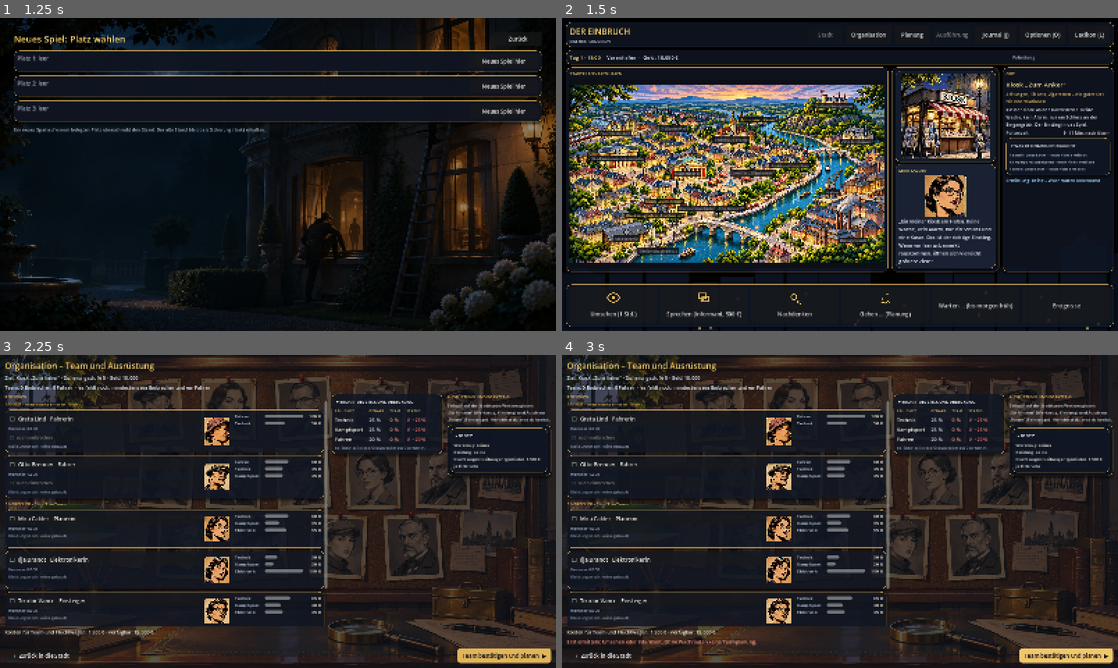
Above: before the commit, frames 1-4 (two rows, left to right).
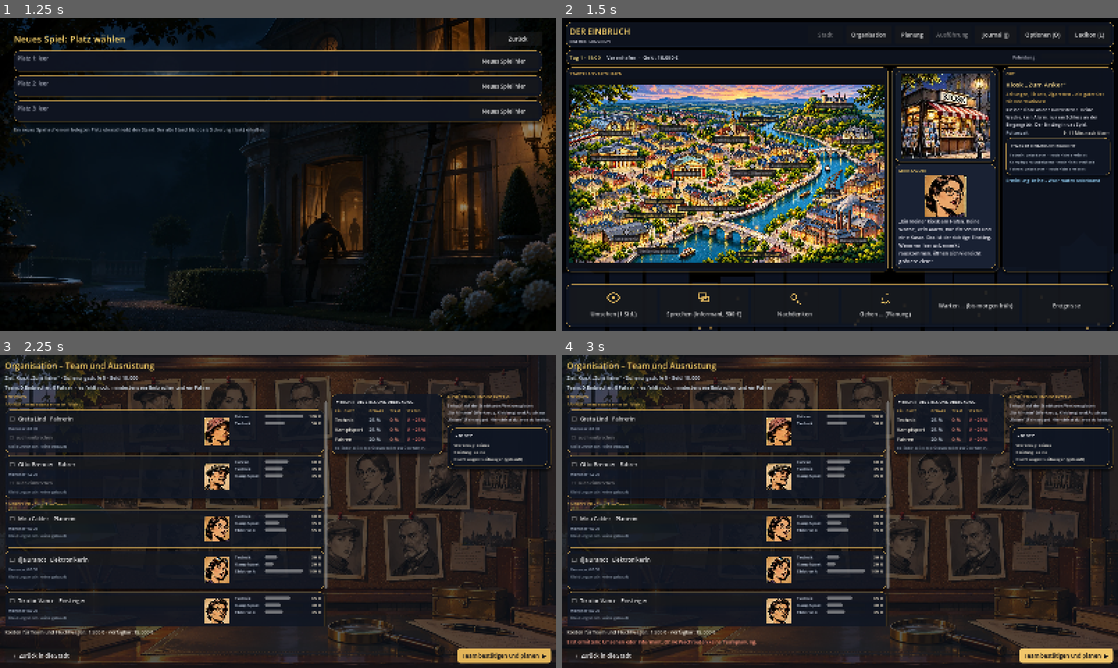
Above: after the commit, the same moments.

Repository: Martin1971-cloud/einbruch
Game: Godot game, scene res://scenes/main.tscn
Same seed, same stepped clock (60 frames per second), same inputs: the game is played once before the commit and once after it.
Inputs:
- Up to frame 1 (1.25 s): click "Neues Spiel" at 0.5 s
- Up to frame 2 (1.5 s): click "Neues Spiel hier" at 1.25 s
- Up to frame 3 (2.25 s): click "Organisation" at 2 s
- Up to frame 4 (3 s): click "Team bestätigen und planen ▶" at 2.75 s

Frame 1 is identical in both runs. In frame 2, 0.1% of the frame differs, in the area x 31-40%, y 72-77%; in frame 3, 0.3%, in the area x 80-100%, y 32-40%; in frame 4, 0.3%.

Commit message:
Autoverleih: Leihwagen muss aktiv gemietet werden
Neuer Ort auf der Stadtkarte (unten Mitte, Abstand zu anderen Pins ca. 0,30).
Ohne gewähltes Fahrzeug startet kein Team; der Leihwagen wird nur hier gemietet
oder gekündigt, im Autohaus gibt es ihn nicht mehr. Neue Spiele beginnen ohne
Fahrzeug. Tests setzen für Team-Abläufe den Leihwagen.

Co-Authored-By: Claude Haiku 5.5 <noreply@anthropic.com>
Claude-Session: https://claude.ai/code/session_01LKpSSULuighKXwyzAG3jU1

Diff:
--- a/godot/scripts/game.gd
+++ b/godot/scripts/game.gd
@@ -14,7 +14,7 @@
 var tools_owned := {}    # tool_id -> true
 var gear_owned := {}     # gear_id -> true
 var cars_owned := {}     # car_id -> true (gekaufte Fahrzeuge)
-var car_id := "limo"     # gewähltes Fahrzeug für den nächsten Einbruch
+var car_id := ""         # gewähltes Fahrzeug für den nächsten Einbruch (leer = keins; Miete im Autoverleih, Kauf im Autohaus)
 # Auswahl in der Organisation (Team, Einbrechen, Kleidung). Bleibt erhalten, wenn man zwischendurch die Stadt oder den Laden besucht.
 var org_selected := {}
 var org_burgle := {}
@@ -191,7 +191,7 @@
 	tools_owned = parsed.get("tools_owned", {})
 	gear_owned = parsed.get("gear_owned", {"none": true})
 	cars_owned = parsed.get("cars_owned", {})
-	car_id = str(parsed.get("car_id", "limo"))
+	car_id = str(parsed.get("car_id", ""))
 	team = parsed.get("team", [])
 	driver = parsed.get("driver", {})
 	roster = parsed.get("roster", roster)
@@ -220,7 +220,7 @@
 	tools_owned = {}
 	gear_owned = {"none": true}
 	cars_owned = {}
-	car_id = "limo"
+	car_id = ""
 	org_selected = {}
 	org_burgle = {}
 	org_gear_pick = {}
--- a/godot/scripts/screens/organisation.gd
+++ b/godot/scripts/screens/organisation.gd
@@ -437,6 +437,9 @@
 	if burglars.is_empty():
 		_msg.text = Texte.t("org.msg_einbrecher")
 		return
+	if Game.car_id == "":
+		_msg.text = Texte.t("org.msg_kein_wagen")
+		return
 	if Game.money < _cost():
 		_msg.text = Texte.t("org.msg_geld")
 		return
--- a/godot/scripts/screens/shop.gd
+++ b/godot/scripts/screens/shop.gd
@@ -35,7 +35,7 @@
 	add_child(UI.margin(root, 14))
 	var head := HBoxContainer.new()
 	head.add_theme_constant_override("separation", 12)
-	var title := Texte.t("shop.titel_laden") if kind == "laden" else Texte.t("shop.titel_autohaus")
+	var title := Texte.t("shop.titel_laden") if kind == "laden" else (Texte.t("shop.titel_verleih") if kind == "verleih" else Texte.t("shop.titel_autohaus"))
 	head.add_child(UI.label(title, 22, Color(0.97, 0.82, 0.42)))
 	var sp := Control.new()
 	sp.size_flags_horizontal = Control.SIZE_EXPAND_FILL
@@ -64,6 +64,8 @@
 	_money.text = Texte.t("shop.geld") % _fmt(Game.money)
 	if kind == "laden":
 		_build_laden()
+	elif kind == "verleih":
+		_build_verleih()
 	else:
 		_build_autohaus()
 
@@ -188,6 +190,8 @@
 func _build_autohaus() -> void:
 	_body.add_child(UI.label(Texte.t("shop.fahrzeug_kopf"), 15, Color(0.89, 0.71, 0.35)))
 	for cid in GameData.CARS:
+		if cid == "limo":
+			continue  # der Leihwagen wird im Autoverleih gemietet
 		var c: Dictionary = GameData.CARS[cid]
 		var chosen: bool = Game.car_id == cid
 		var owned: bool = cid == "limo" or Game.cars_owned.has(cid)
@@ -287,18 +291,49 @@
 	Game.cars_owned.erase(cid)
 	Game.money += erloes
 	if Game.car_id == cid:
-		Game.car_id = "limo"
+		Game.car_id = ""
 	_msg.text = Texte.t("shop.car_verkauft") % [Texte.t(c.name), _fmt(erloes)]
 	_build()
 
 
-## Fahrzeug wählen: Miete der Limousine oder ein gekaufter Wagen.
+## Fahrzeug wählen: ein gekaufter Wagen (der Leihwagen wird im Autoverleih gemietet).
 func choose_car(cid: String) -> void:
 	if cid != "limo" and not Game.cars_owned.has(cid):
 		_msg.text = Texte.t("shop.nicht_dein")
 		return
 	Game.car_id = cid
 	_msg.text = Texte.t("shop.car_gewaehlt") % Texte.t(GameData.CARS[cid].name)
+	_build()
+
+
+## Autoverleih: Leihwagen mieten oder den Mietvertrag kündigen.
+func _build_verleih() -> void:
+	_body.add_child(UI.label(Texte.t("shop.verleih_kopf"), 15, Color(0.89, 0.71, 0.35)))
+	var leih: Dictionary = GameData.CARS.limo
+	_body.add_child(UI.label("%s  ·  %s" % [Texte.t(leih.name), Texte.t("shop.miete") % _fmt(int(leih.rent))], 14, Color(0.92, 0.9, 0.85)))
+	_body.add_child(UI.label(Texte.t(str(leih.info)), 12, Color(0.75, 0.8, 0.88), true))
+	if Game.car_id == "limo":
+		_body.add_child(UI.label(Texte.t("shop.verleih_gemietet"), 13, Color(0.6, 0.85, 0.6)))
+		var k := UI.button(Texte.t("shop.verleih_kuendigen"), func() -> void: verleih_kuendigen(), 0)
+		k.custom_minimum_size = Vector2(0, 34)
+		_body.add_child(k)
+	else:
+		if Game.car_id != "":
+			_body.add_child(UI.label(Texte.t("shop.verleih_anderes") % Texte.t(GameData.CARS[Game.car_id].name), 13, Color(0.75, 0.8, 0.88)))
+		var m := UI.button(Texte.t("shop.verleih_mieten"), func() -> void: verleih_mieten(), 0)
+		m.custom_minimum_size = Vector2(0, 34)
+		_body.add_child(m)
+
+
+func verleih_mieten() -> void:
+	Game.car_id = "limo"
+	_msg.text = Texte.t("shop.verleih_gemietet_msg")
+	_build()
+
+
+func verleih_kuendigen() -> void:
+	Game.car_id = ""
+	_msg.text = Texte.t("shop.verleih_gekuendigt")
 	_build()
 
 
--- a/godot/scripts/screens/town.gd
+++ b/godot/scripts/screens/town.gd
@@ -124,6 +124,7 @@
 	# Einkaufsorte: anklickbar wie ein Ziel, öffnen den Laden oder das Autohaus
 	pins.append({"id": "laden", "name": Texte.t("ort.laden"), "pos": Vector2(0.27, 0.70), "active": true, "info": Texte.t("ort.laden_info")})
 	pins.append({"id": "autohaus", "name": Texte.t("ort.autohaus"), "pos": Vector2(0.60, 0.16), "active": true, "info": Texte.t("ort.autohaus_info")})
+	pins.append({"id": "autoverleih", "name": Texte.t("ort.autoverleih"), "pos": Vector2(0.60, 0.92), "active": true, "info": Texte.t("ort.autoverleih_info")})
 	pins.append({"id": "revier", "name": Texte.t("ort.revier"), "pos": Vector2(0.33, 0.21), "active": false, "info": Texte.t("ort.revier_info")})
 	for o in GameData.OTHER_PLACES:
 		pins.append({"id": o.id, "name": Texte.t(o.name), "pos": Vector2(o.pos[0], o.pos[1]), "active": false, "info": Texte.t(o.get("info", ""))})
@@ -314,6 +315,9 @@
 	if id == "laden" or id == "autohaus":
 		main.go("shop", {"kind": id})
 		return
+	if id == "autoverleih":
+		main.go("shop", {"kind": "verleih"})
+		return
 	if not GameData.TARGETS.has(id) or not Game.unlocked.get(id, false):
 		return
 	_selected = id
--- a/godot/scripts/texte.gd
+++ b/godot/scripts/texte.gd
@@ -527,10 +527,21 @@
 		"plan.polizei_laut": "Polizei nach lautem Alarm (Lärm, Melder, Wache): %s–%s Min.",
 		"ort.laden": "Werkzeugladen „Stahlmann“",
 		"ort.autohaus": "Autohaus „Kaiser“",
+		"ort.autoverleih": "Autoverleih „Schnell“",
+		"ort.autoverleih_info": "Leihwagen mieten. Ohne Fahrzeug kein Einbruch.",
+		"shop.titel_verleih": "Autoverleih",
+		"shop.verleih_kopf": "Leihwagen mieten: je Einbruch zahlst du die Miete, ohne Miete fährt niemand.",
+		"shop.verleih_mieten": "Leihwagen mieten",
+		"shop.verleih_gemietet": "Du hast den Leihwagen gemietet.",
+		"shop.verleih_kuendigen": "Mietvertrag kündigen",
+		"shop.verleih_anderes": "Gewählt ist: %s (gekauft). Mieten ersetzt diese Wahl.",
+		"shop.verleih_gemietet_msg": "Leihwagen gemietet. Er steht für den nächsten Einbruch bereit.",
+		"shop.verleih_gekuendigt": "Mietvertrag gekündigt. Du hast kein Fahrzeug mehr gewählt.",
+		"org.msg_kein_wagen": "Kein Fahrzeug gewählt: im Autoverleih mieten oder im Autohaus kaufen.",
 		"ort.revier": "Polizeirevier",
 		"ort.revier_info": "Hier startet die Polizei nach einem Alarm.",
 		"ort.laden_info": "Werkzeug und Kleidung kaufen.",
-		"ort.autohaus_info": "Fahrzeuge kaufen oder mieten.",
+		"ort.autohaus_info": "Fahrzeuge kaufen und wieder verkaufen.",
 		"spielende.titel": "Das Spiel ist vorbei",
 		"spielende.fahndung": "Die Fahndung hat dich eingeholt. Die Polizei kennt dein Gesicht und deine Methode.",
 		"spielende.pleite.titel": "Pleite",
@@ -1255,10 +1266,21 @@
 		"plan.polizei_laut": "Police after a loud alarm (noise, sensor, guard): %s–%s min.",
 		"ort.laden": "Tool shop „Stahlmann“",
 		"ort.autohaus": "Car dealer „Kaiser“",
+		"ort.autoverleih": "Rental office „Schnell“",
+		"ort.autoverleih_info": "Rent a getaway car. No vehicle, no heist.",
+		"shop.titel_verleih": "Rental office",
+		"shop.verleih_kopf": "Rent a getaway car: you pay the rent per heist, without a car nobody drives.",
+		"shop.verleih_mieten": "Rent the rental car",
+		"shop.verleih_gemietet": "You have rented the rental car.",
+		"shop.verleih_kuendigen": "End the rental",
+		"shop.verleih_anderes": "Chosen is: %s (bought). Renting replaces this choice.",
+		"shop.verleih_gemietet_msg": "Rental car rented. It is ready for the next heist.",
+		"shop.verleih_gekuendigt": "Rental ended. No vehicle is chosen now.",
+		"org.msg_kein_wagen": "No vehicle chosen: rent one at the rental office or buy one at the car dealer.",
 		"ort.revier": "Police station",
 		"ort.revier_info": "The police leave from here after an alarm.",
 		"ort.laden_info": "Buy tools and clothing.",
-		"ort.autohaus_info": "Buy or rent vehicles.",
+		"ort.autohaus_info": "Buy vehicles and sell them back.",
 		"spielende.titel": "Game over",
 		"spielende.fahndung": "The manhunt caught up with you. The police know your face and your method.",
 		"spielende.pleite.titel": "Bankrupt",
--- a/godot/tests/durchlauf_komplett.gd
+++ b/godot/tests/durchlauf_komplett.gd
@@ -27,6 +27,7 @@
 		Texte.sprache = "en"
 	_G = root.get_node("/root/Game")
 	_G.reset()
+	_G.car_id = "limo"  # Leihwagen im Autoverleih gemietet
 	_G.money = 30000  # Beispielteam kostet mehr als das Startkapital
 	_G.tools_owned["lockpick"] = true
 	_G.tools_owned["crowbar"] = true
--- a/godot/tests/gpu_lauf.gd
+++ b/godot/tests/gpu_lauf.gd
@@ -27,6 +27,7 @@
 	if _f == 2:
 		var G = root.get_node("/root/Game")
 		G.reset()
+		G.car_id = "limo"  # Leihwagen im Autoverleih gemietet
 		G.money = 30000  # Beispielteam kostet mehr als das Startkapital
 		G.intel["kiosk"] = 2
 		# Zusatz "ohne_ton": Musik aus, um zu prüfen, ob der Ton die Ruckler auslöst
--- a/godot/tests/profil_3d.gd
+++ b/godot/tests/profil_3d.gd
@@ -26,6 +26,7 @@
 	if _frames == 2:
 		var G = root.get_node("/root/Game")
 		G.reset()
+		G.car_id = "limo"  # Leihwagen im Autoverleih gemietet
 		G.money = 30000  # Beispielteam kostet mehr als das Startkapital
 		G.target_id = "testhaus"
 		G.unlocked["testhaus"] = true
--- a/godot/tests/pruef_3d_kiosk.gd
+++ b/godot/tests/pruef_3d_kiosk.gd
@@ -21,6 +21,7 @@
 	if _frames == 2:
 		var G = root.get_node("/root/Game")
 		G.reset()
+		G.car_id = "limo"  # Leihwagen im Autoverleih gemietet
 		G.money = 30000  # Beispielteam kostet mehr als das Startkapital
 		_main = load("res://scenes/main.tscn").instantiate()
 		root.add_child(_main)
--- a/godot/tests/pruef_3d_testhaus.gd
+++ b/godot/tests/pruef_3d_testhaus.gd
@@ -23,6 +23,7 @@
 	if _frames == 2:
 		var G = root.get_node("/root/Game")
 		G.reset()
+		G.car_id = "limo"  # Leihwagen im Autoverleih gemietet
 		G.money = 30000  # Beispielteam kostet mehr als das Startkapital
 		G.target_id = "testhaus"
 		G.unlocked["testhaus"] = true
--- a/godot/tests/pruef_brecheisen.gd
+++ b/godot/tests/pruef_brecheisen.gd
@@ -23,6 +23,7 @@
 	if _frames == 2:
 		var G = root.get_node("/root/Game")
 		G.reset()
+		G.car_id = "limo"  # Leihwagen im Autoverleih gemietet
 		G.money = 30000  # Beispielteam kostet mehr als das Startkapital
 		G.target_id = "kiosk"
 		G.unlocked["kiosk"] = true
--- a/godot/tests/pruef_etagen_3d.gd
+++ b/godot/tests/pruef_etagen_3d.gd
@@ -24,6 +24,7 @@
 	if _frames == 2:
 		var G = root.get_node("/root/Game")
 		G.reset()
+		G.car_id = "limo"  # Leihwagen im Autoverleih gemietet
 		G.money = 30000  # Beispielteam kostet mehr als das Startkapital
 		G.target_id = "testhaus"
 		G.unlocked["testhaus"] = true
--- a/godot/tests/pruef_gebaeude_bild.gd
+++ b/godot/tests/pruef_gebaeude_bild.gd
@@ -24,6 +24,7 @@
 	if _frames == 2:
 		var G = root.get_node("/root/Game")
 		G.reset()
+		G.car_id = "limo"  # Leihwagen im Autoverleih gemietet
 		G.money = 30000  # Beispielteam kostet mehr als das Startkapital
 		G.target_id = _ziel
 		G.unlocked[_ziel] = true
--- a/godot/tests/pruef_planung_etagen.gd
+++ b/godot/tests/pruef_planung_etagen.gd
@@ -23,6 +23,7 @@
 	if _frames == 2:
 		var G = root.get_node("/root/Game")
 		G.reset()
+		G.car_id = "limo"  # Leihwagen im Autoverleih gemietet
 		G.money = 30000  # Beispielteam kostet mehr als das Startkapital
 		G.target_id = "testhaus"
 		G.unlocked["testhaus"] = true
--- a/godot/tests/pruef_tuer_geometrie.gd
+++ b/godot/tests/pruef_tuer_geometrie.gd
@@ -17,6 +17,7 @@
 	if _frames == 2:
 		var G = root.get_node("/root/Game")
 		G.reset()
+		G.car_id = "limo"  # Leihwagen im Autoverleih gemietet
 		G.money = 30000  # Beispielteam kostet mehr als das Startkapital
 		_main = load("res://scenes/main.tscn").instantiate()
 		root.add_child(_main)
--- a/godot/tests/pruef_tuer_otto.gd
+++ b/godot/tests/pruef_tuer_otto.gd
@@ -22,6 +22,7 @@
 	if _frames == 2:
 		var G = root.get_node("/root/Game")
 		G.reset()
+		G.car_id = "limo"  # Leihwagen im Autoverleih gemietet
 		G.money = 30000  # Beispielteam kostet mehr als das Startkapital
 		_main = load("res://scenes/main.tscn").instantiate()
 		root.add_child(_main)
--- a/godot/tests/pruef_wand_material.gd
+++ b/godot/tests/pruef_wand_material.gd
@@ -11,6 +11,7 @@
 	if _frames == 2:
 		var G = root.get_node("/root/Game")
 		G.reset()
+		G.car_id = "limo"  # Leihwagen im Autoverleih gemietet
 		G.money = 30000  # Beispielteam kostet mehr als das Startkapital
 		G.target_id = "testhaus"
 		G.unlocked["testhaus"] = true
--- a/godot/tests/pruef_zfight.gd
+++ b/godot/tests/pruef_zfight.gd
@@ -20,6 +20,7 @@
 	if _frames == 2:
 		var G = root.get_node("/root/Game")
 		G.reset()
+		G.car_id = "limo"  # Leihwagen im Autoverleih gemietet
 		G.money = 30000  # Beispielteam kostet mehr als das Startkapital
 		G.target_id = _ziel
 		G.unlocked[_ziel] = true
--- a/godot/tests/screenshot_3d_kiosk.gd
+++ b/godot/tests/screenshot_3d_kiosk.gd
@@ -21,6 +21,7 @@
 	if _frames == 2:
 		var G = root.get_node("/root/Game")
 		G.reset()
+		G.car_id = "limo"  # Leihwagen im Autoverleih gemietet
 		G.money = 30000  # Beispielteam kostet mehr als das Startkapital
 		_main = load("res://scenes/main.tscn").instantiate()
 		root.add_child(_main)
--- a/godot/tests/screenshots_kiosk.gd
+++ b/godot/tests/screenshots_kiosk.gd
@@ -20,6 +20,7 @@
 	if _stage == 0 and _frames == 2:
 		G = root.get_node("/root/Game")
 		G.reset()
+		G.car_id = "limo"  # Leihwagen im Autoverleih gemietet
 		G.money = 30000  # Beispielteam kostet mehr als das Startkapital
 		G.tools_owned["lockpick"] = true
 		G.team = []
--- a/godot/tests/spieldurchlauf_kiosk.gd
+++ b/godot/tests/spieldurchlauf_kiosk.gd
@@ -19,6 +19,7 @@
 	if _frames == 2:
 		var G = root.get_node("/root/Game")
 		G.reset()
+		G.car_id = "limo"  # Leihwagen im Autoverleih gemietet
 		G.money = 30000  # Beispielteam kostet mehr als das Startkapital
 		_main = load("res://scenes/main.tscn").instantiate()
 		root.add_child(_main)
--- a/godot/tests/spieldurchlauf_kiosk_klein.gd
+++ b/godot/tests/spieldurchlauf_kiosk_klein.gd
@@ -21,6 +21,7 @@
 	if _frames == 2:
 		var G = root.get_node("/root/Game")
 		G.reset()
+		G.car_id = "limo"  # Leihwagen im Autoverleih gemietet
 		G.money = 30000  # Beispielteam kostet mehr als das Startkapital
 		_main = load("res://scenes/main.tscn").instantiate()
 		root.add_child(_main)
--- a/godot/tests/test_auswahl.gd
+++ b/godot/tests/test_auswahl.gd
@@ -18,6 +18,7 @@
 	if _frames == 2:
 		G = root.get_node("/root/Game")
 		G.reset()
+		G.car_id = "limo"  # Leihwagen im Autoverleih gemietet
 		G.money = 30000  # Beispielteam kostet mehr als das Startkapital; hier nur die Teamlogik prüfen
 		G.intel["kiosk"] = 1  # Teamplanung erst nach Ermittlung (Stufe 1)
 		_main = load("res://scenes/main.tscn").instantiate()
--- a/godot/tests/test_durchlauf.gd
+++ b/godot/tests/test_durchlauf.gd
@@ -30,6 +30,7 @@
 	if _frames == 2:
 		var G = root.get_node("/root/Game")
 		G.reset()
+		G.car_id = "limo"  # Leihwagen im Autoverleih gemietet
 		G.money = 30000  # Beispielteam kostet mehr als das Startkapital
 		_main = load("res://scenes/main.tscn").instantiate()
 		root.add_child(_main)
--- a/godot/tests/test_klick_pfad.gd
+++ b/godot/tests/test_klick_pfad.gd
@@ -14,6 +14,7 @@
 	if _stage == -1 and _frames == 2:
 		G = root.get_node("/root/Game")
 		G.reset()
+		G.car_id = "limo"  # Leihwagen im Autoverleih gemietet
 		G.money = 30000  # Beispielteam kostet mehr als das Startkapital
 		G.intel["kiosk"] = 1  # Teamplanung erst nach Ermittlung (Stufe 1)
 		_main = load("res://scenes/main.tscn").instantiate()
